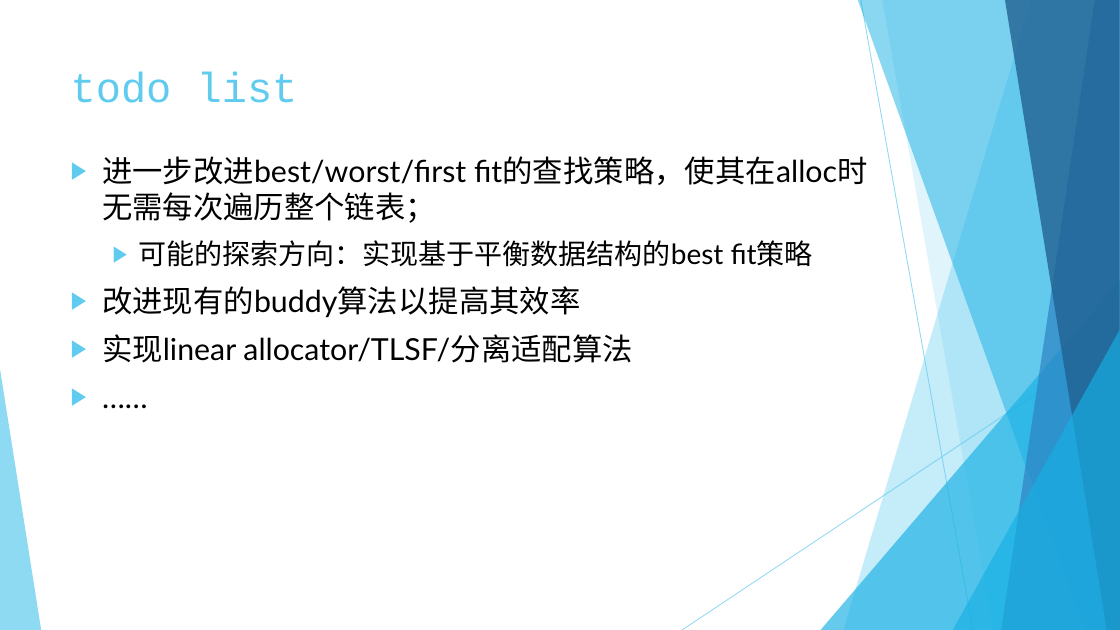
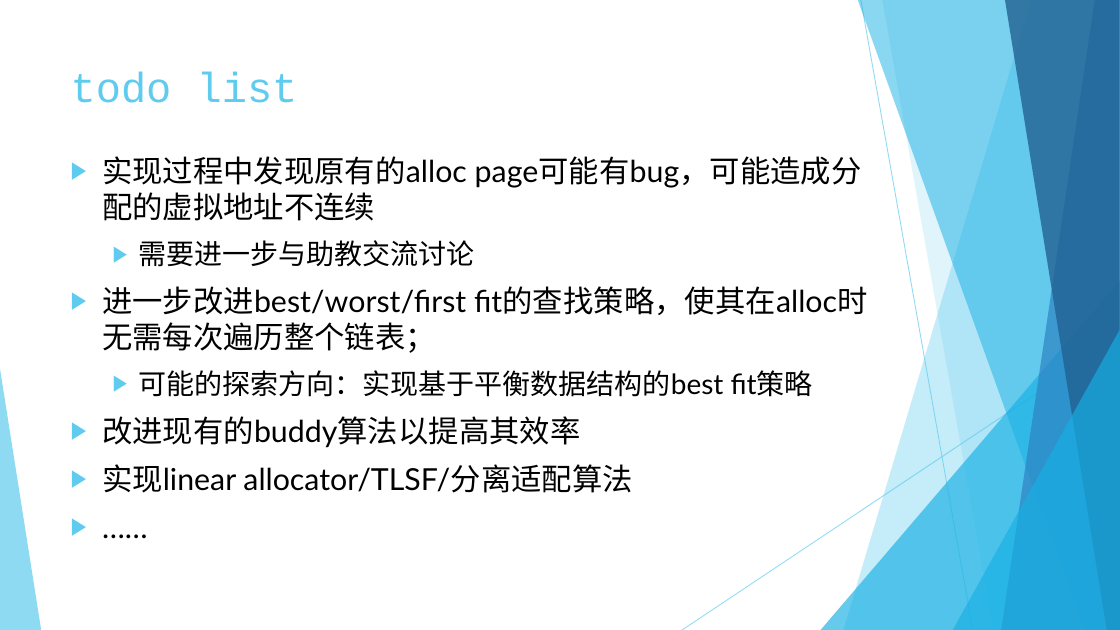
Before and after one commit to rcore-os/mem_malloc_subsystem, a slide deck: slide 30 of slides/week8.pptx. Drawn at 1120x630 pixels with LibreOffice and Linux fonts; fonts in the diff are those of the drawing. Boxes give left, top, right and bottom in pixels: in the first picture for what was removed or moved away, otherwise in the second. Text is boxed around its words. In the diff, an @@ line names an element or a change of style, - is before the commit and + after.

```diff
--- a/slides/week8.pptx
+++ b/slides/week8.pptx
@@ text at box(102, 156, 862, 267): paragraphs added @@
+▶ 实现过程中发现原有的alloc page可能有bug，可能造成分配的虚拟地址不连续
+  ▶ 需要进一步与助教交流讨论
```
Also in this commit, not shown: 1 other slide changed.
